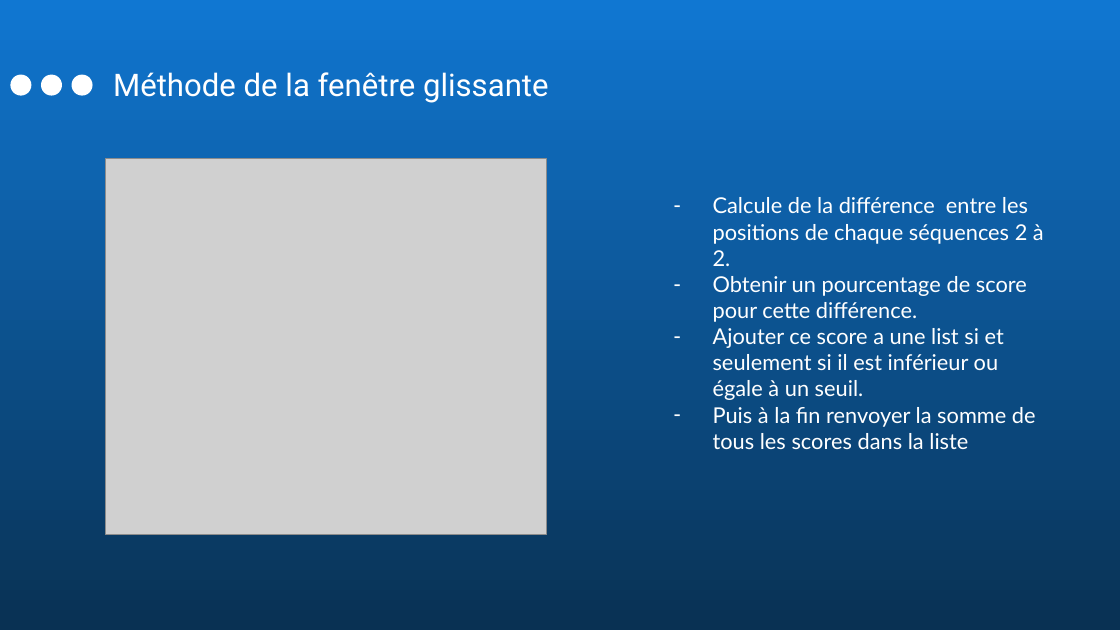
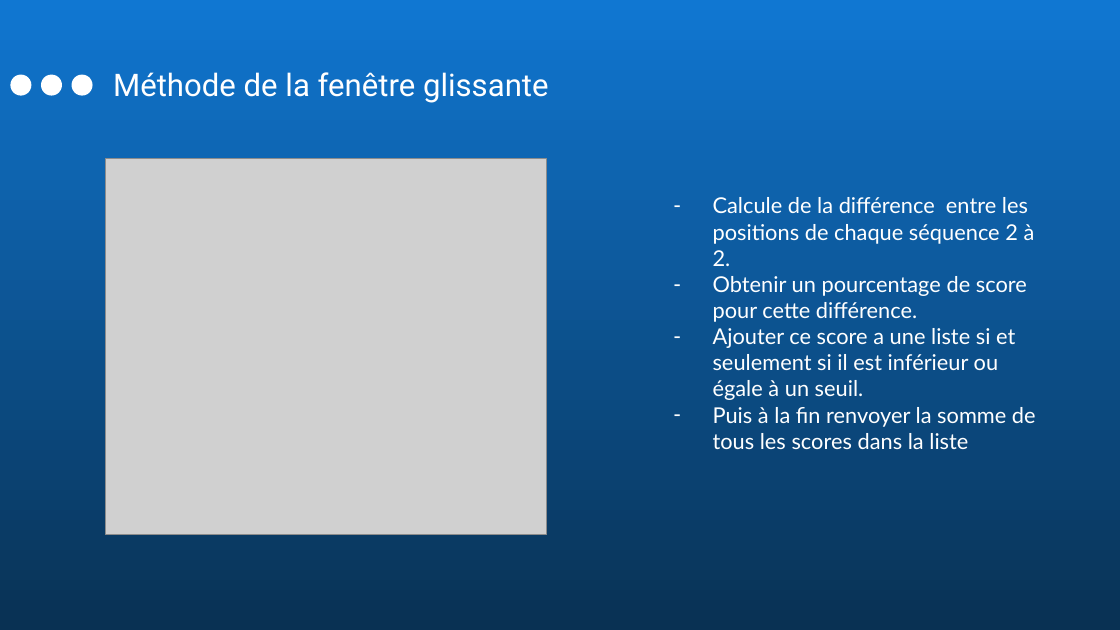
Before and after one commit to Nissou31/bio-informatique, a slide deck: slide 8 of presentation/bioinformatique_diapo.pptx. Drawn at 1120x630 pixels with LibreOffice and Linux fonts; fonts in the diff are those of the drawing; grey boxes stand for pictures; background and template pictures are left out. Boxes give left, top, right and bottom in pixels: in the first picture for what was removed or moved away, otherwise in the second. Text is boxed around its words. In the diff, an @@ line names an element or a change of style, - is before the commit and + after.

```diff
--- a/presentation/bioinformatique_diapo.pptx
+++ b/presentation/bioinformatique_diapo.pptx
@@ text at [713,197,1035,266]: text changed @@
-– Calcule de la différence entre les positions de chaque séquences 2 à 2.
+– Calcule de la différence entre les positions de chaque séquence 2 à 2.
@@ text at [713,328,1015,400]: text changed @@
-– Ajouter ce score a une list si et seulement si il est inférieur ou égale à un seuil.
+– Ajouter ce score a une liste si et seulement si il est inférieur ou égale à un seuil.
```
Also in this commit, not shown: 7 other slides changed, 5 other files.
